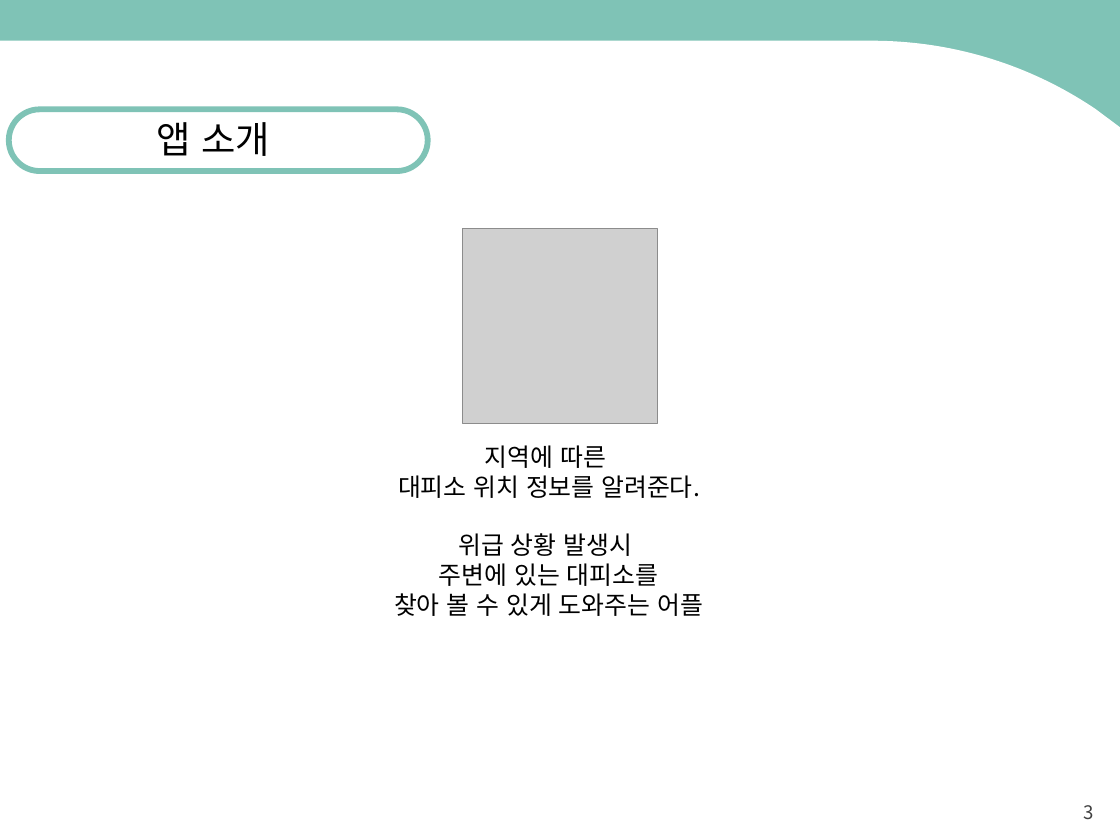
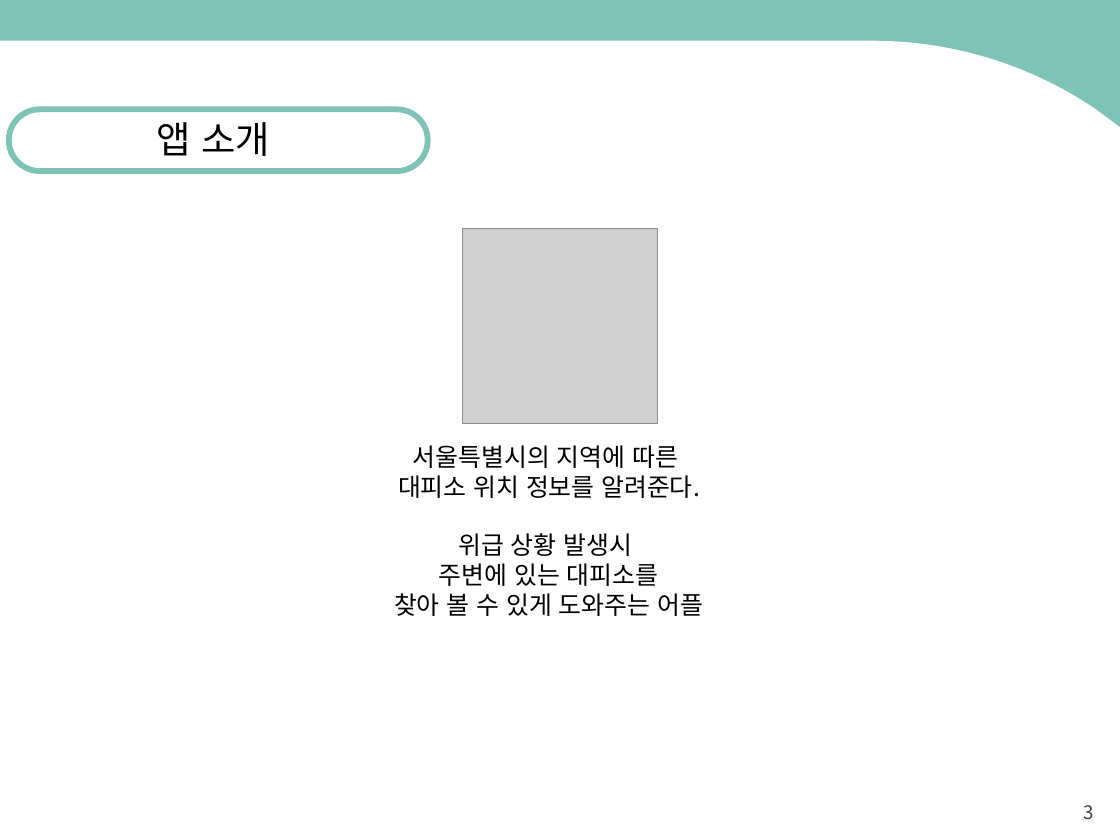
Before and after one commit to kpu2015180/scrtiptP, a slide deck: slide 3 of 기획발표.pptx. Drawn at 1120x840 pixels with LibreOffice and Linux fonts; fonts in the diff are those of the drawing; grey boxes stand for pictures. Boxes give left, top, right and bottom in pixels: in the first picture for what was removed or moved away, otherwise in the second. Text is boxed around its words. In the diff, an @@ line names an element or a change of style, - is before the commit and + after.

```diff
--- a/기획발표.pptx
+++ b/기획발표.pptx
@@ text at (413,445,678,468): text changed @@
-지역에 따른
+서울특별시의 지역에 따른
```
Also in this commit, not shown: 4 other slides changed.
